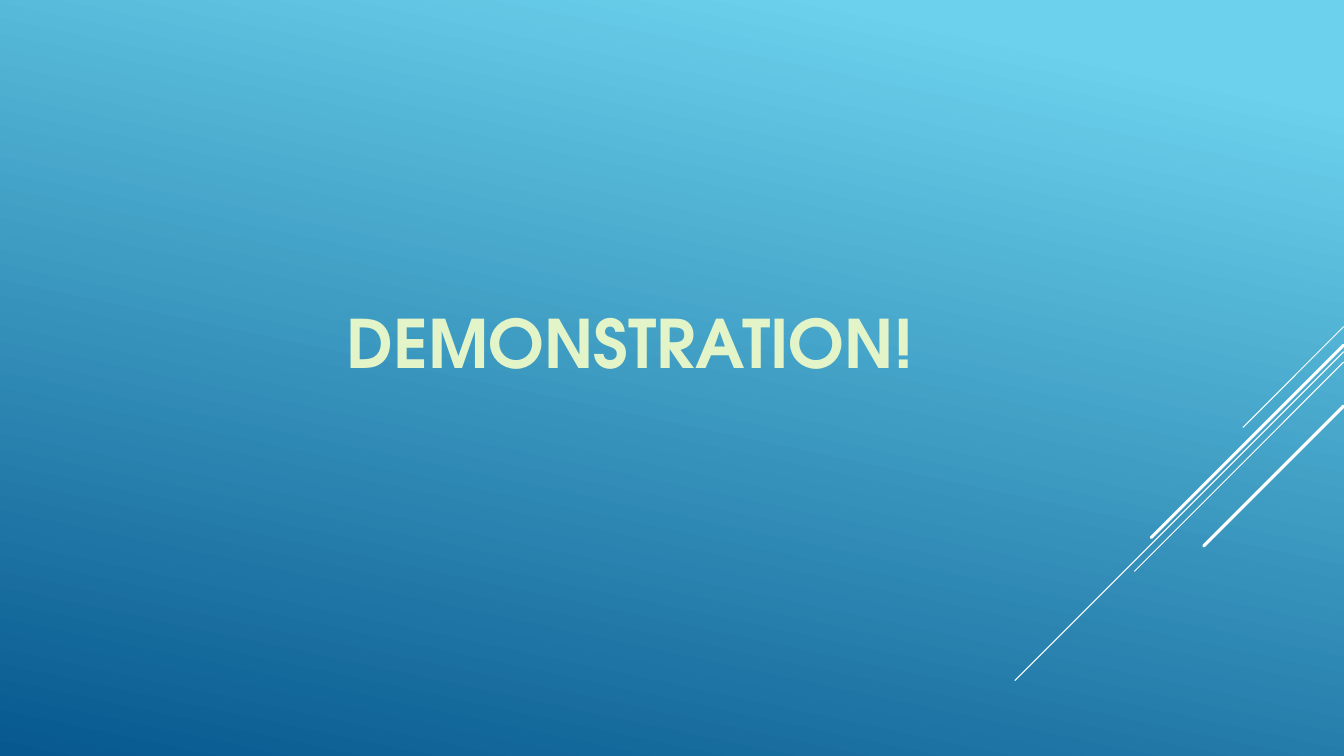
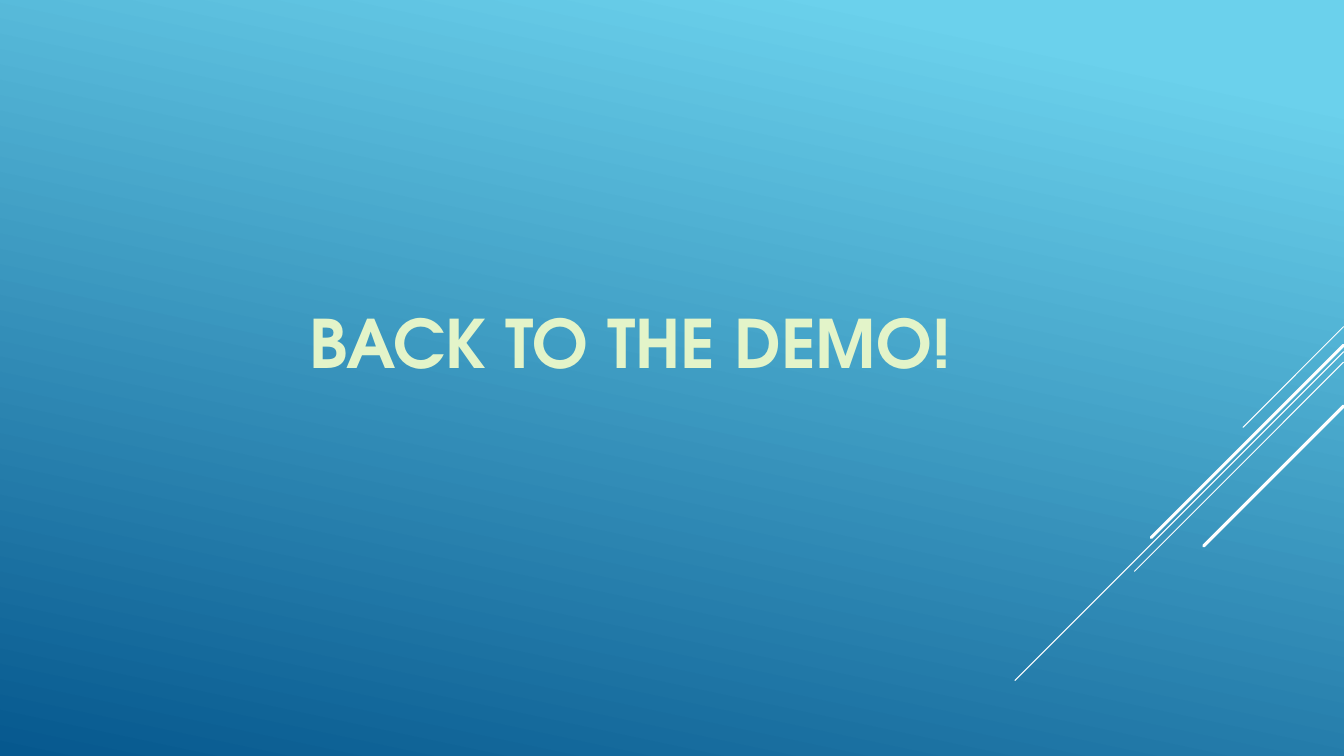
Before and after one commit to shaunc44/custom-trading-algorithms, a slide deck: slide 7 of FinalPresentation.pptx. Drawn at 1344x756 pixels with LibreOffice and Linux fonts; fonts in the diff are those of the drawing. Boxes give left, top, right and bottom in pixels: in the first picture for what was removed or moved away, otherwise in the second. Text is boxed around its words. In the diff, an @@ line names an element or a change of style, - is before the commit and + after.

```diff
--- a/FinalPresentation.pptx
+++ b/FinalPresentation.pptx
@@ title at (309, 318, 950, 369): text changed @@
-DEMONSTRATION!
+BACK TO THE DEMO!
```
Also in this commit, not shown: 2 other slides changed.
